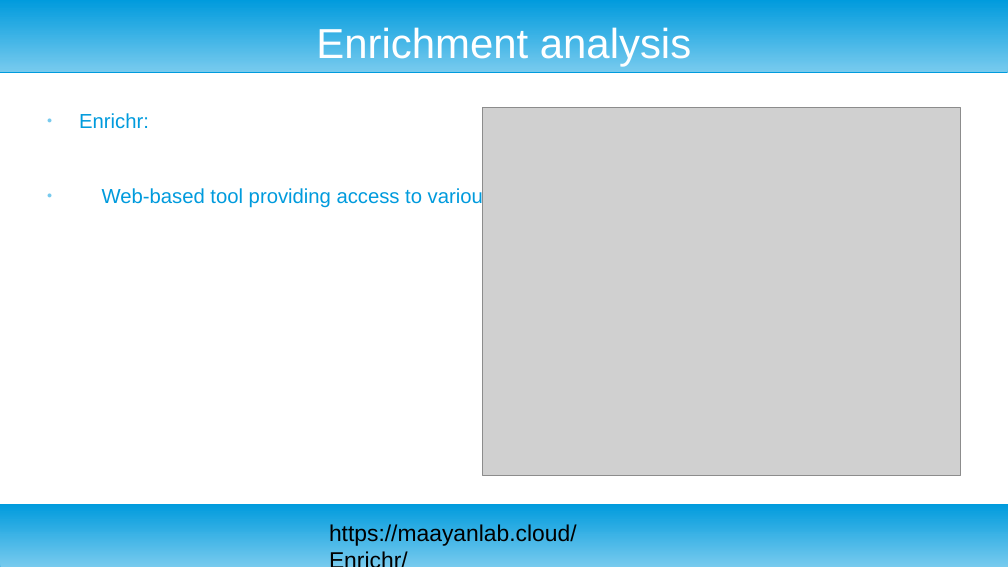
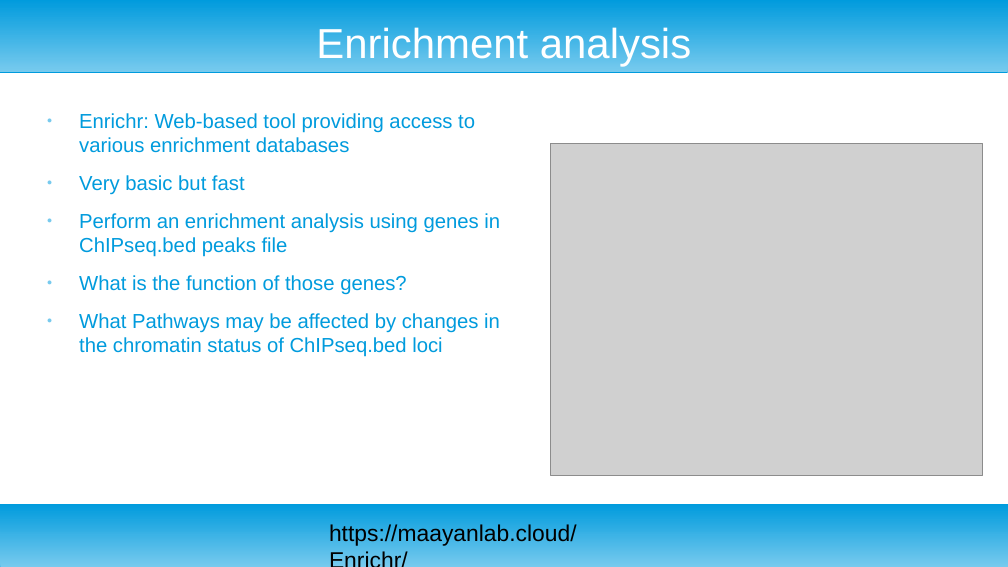
Before and after one commit to ngualand/Introduction_to_bioinformatics, a slide deck: slide 17 of Slides/Mapping files and common genomic arithmetics.odp (slide 16 before the commit). Drawn at 1008x567 pixels with LibreOffice and Linux fonts; fonts in the diff are those of the drawing; grey boxes stand for pictures. Boxes give left, top, right and bottom in pixels: in the first picture for what was removed or moved away, otherwise in the second. Text is boxed around its words. In the diff, an @@ line names an element or a change of style, - is before the commit and + after.

```diff
--- a/Slides/Mapping files and common genomic arithmetics.odp
+++ b/Slides/Mapping files and common genomic arithmetics.odp
@@ text removed at bbox=[79, 113, 493, 209] @@
-● Enrichr:
-● Web-based tool providing access to various enrichment databases.
@@ text added at bbox=[79, 113, 500, 357], 16 pt, text #009BDD @@
+● Enrichr: Web-based tool providing access to various enrichment databases
+● Very basic but fast
+● Perform an enrichment analysis using genes in ChIPseq.bed peaks file
+● What is the function of those genes?
+● What Pathways may be affected by changes in the chromatin status of ChIPseq.bed loci
@@ picture: place and size @@
-picture at bbox=[482, 108, 960, 476]
+picture at bbox=[551, 144, 983, 477]
```
Also in this commit, not shown: 5 other slides changed, 4 slides added, 3 slides removed, 4 other files.
